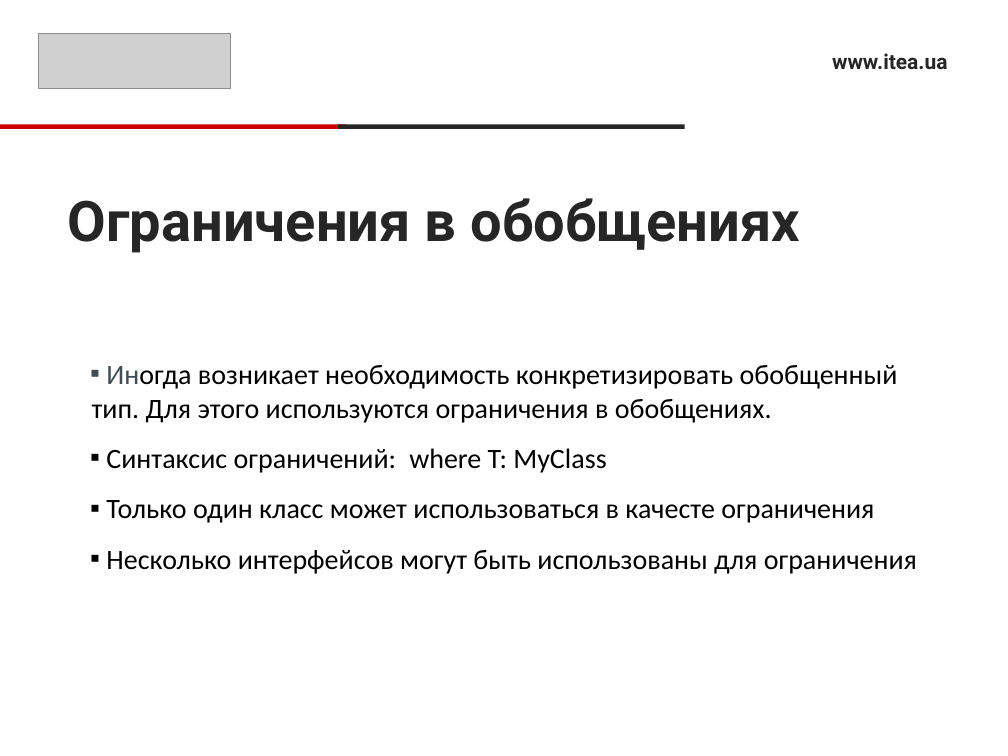
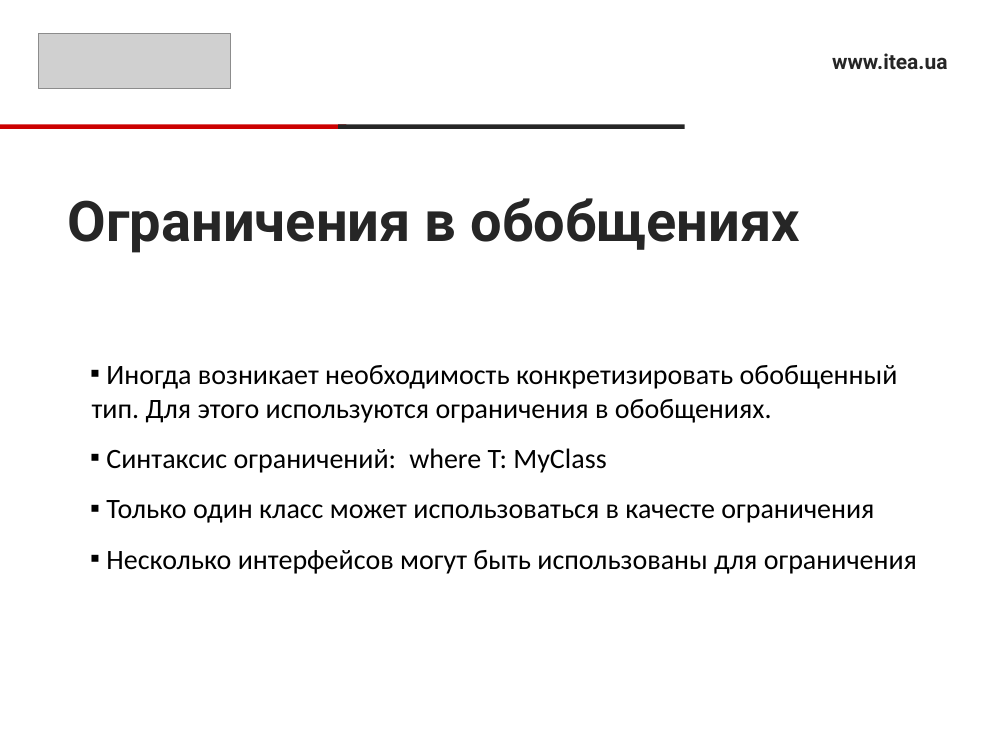
Before and after one commit to RusyaOne/CSharpAdvanced---19.01.2021, a slide deck: slide 4 of 2.Generics/GenericsPresentation.pptx. Drawn at 1008x756 pixels with LibreOffice and Linux fonts; fonts in the diff are those of the drawing; grey boxes stand for pictures. Boxes give left, top, right and bottom in pixels: in the first picture for what was removed or moved away, otherwise in the second. Text is boxed around its words. In the diff, an @@ line names an element or a change of style, - is before the commit and + after.

```diff
--- a/2.Generics/GenericsPresentation.pptx
+++ b/2.Generics/GenericsPresentation.pptx
@@ text at (92,365,898,423): text colour #424C53 to #000000 in "Иногда" @@
```
